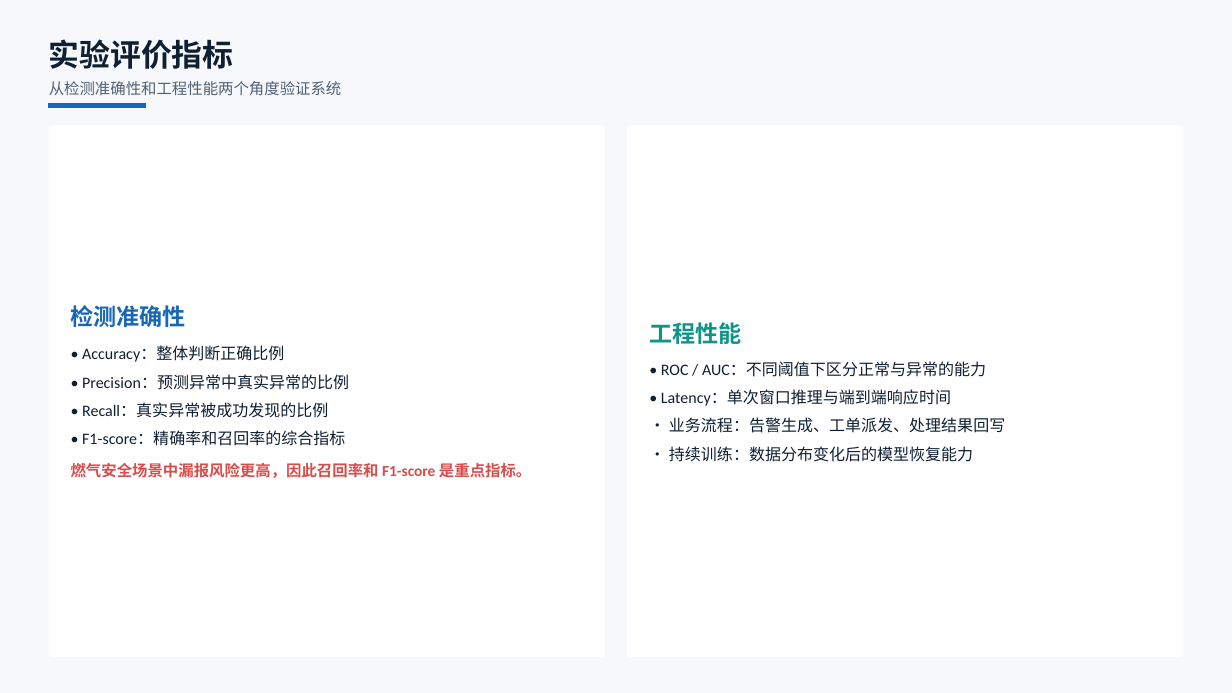
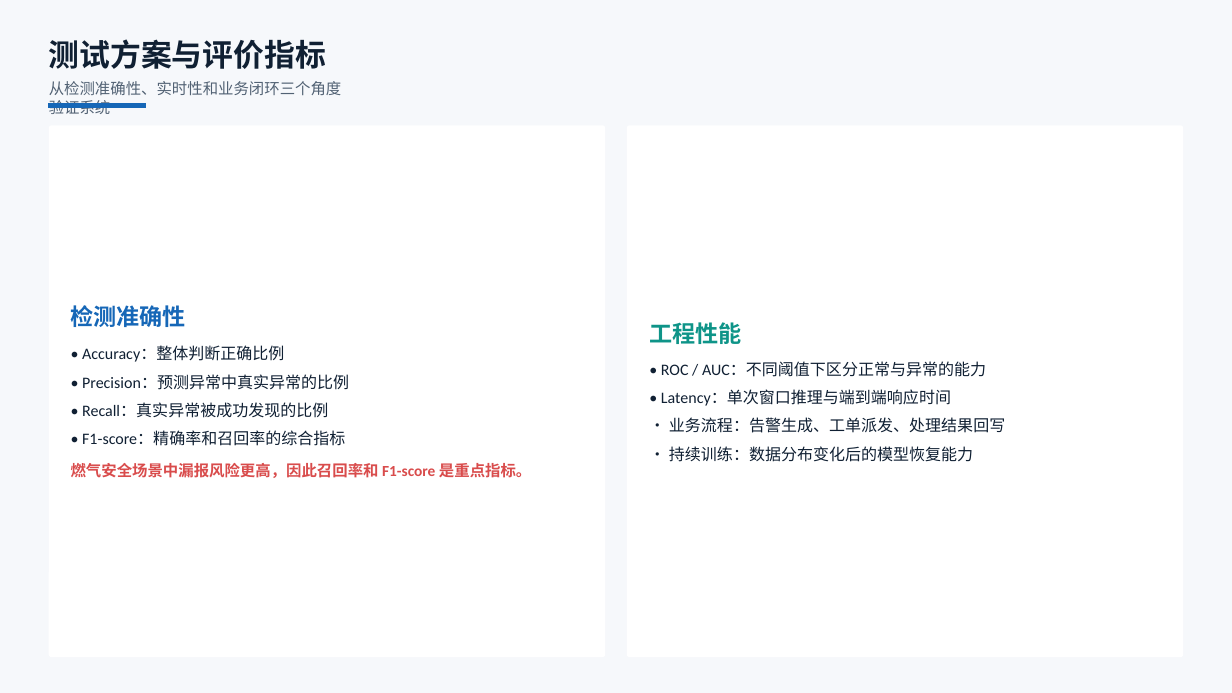
Before and after one commit to solisW/my_thesis_system, a slide deck: slide 12 of docs/2022005052-王晨阳-毕业答辩PPT codex版本.pptx. Drawn at 1232x693 pixels with LibreOffice and Linux fonts; fonts in the diff are those of the drawing. Boxes give left, top, right and bottom in pixels: in the first picture for what was removed or moved away, otherwise in the second. Text is boxed around its words. In the diff, an @@ line names an element or a change of style, - is before the commit and + after.

```diff
--- a/docs/2022005052-王晨阳-毕业答辩PPT codex版本.pptx
+++ b/docs/2022005052-王晨阳-毕业答辩PPT codex版本.pptx
@@ text at bbox=[49, 39, 326, 69]: text changed @@
-实验评价指标
+测试方案与评价指标
@@ text at bbox=[49, 81, 342, 114]: text changed @@
-从检测准确性和工程性能两个角度验证系统
+从检测准确性、实时性和业务闭环三个角度验证系统
```
Also in this commit, not shown: 17 other slides changed, 50 other files.
